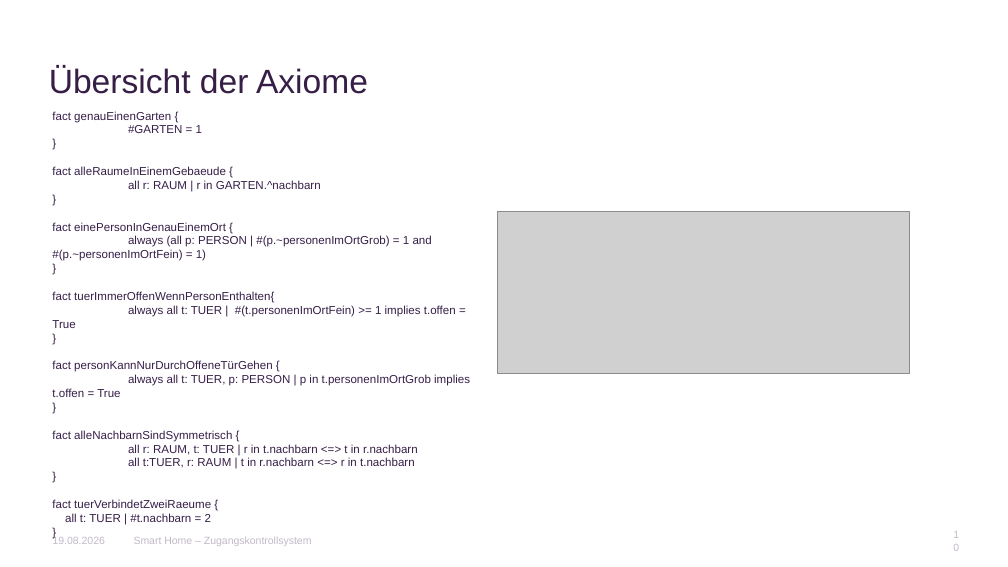
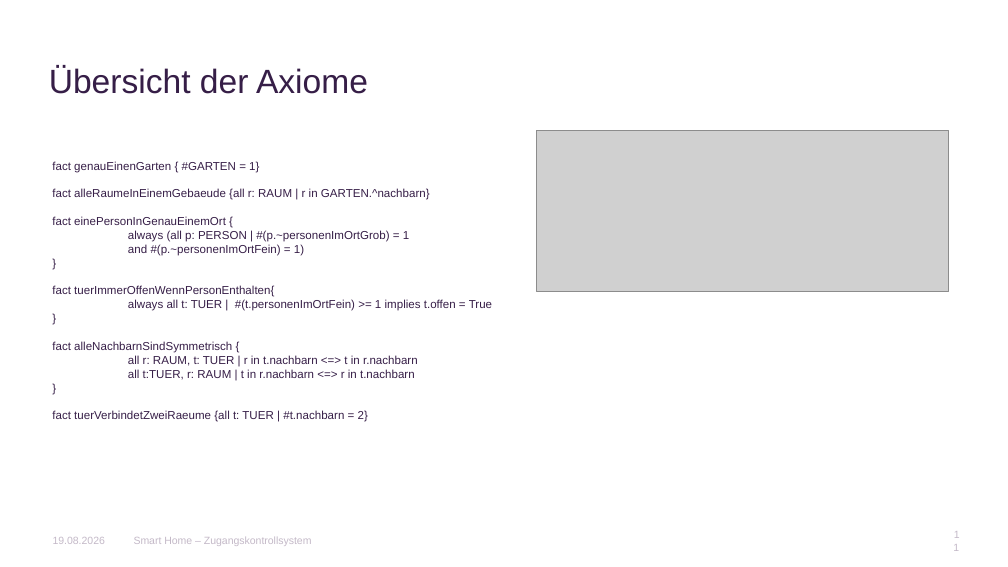
Before and after one commit to AnnaLiviaMartin/rs-smart-home, a slide deck: slide 11 of presentation/Smart_Home_Zugangskontrollsystem.pptx (slide 10 before the commit). Drawn at 1008x567 pixels with LibreOffice and Linux fonts; fonts in the diff are those of the drawing; grey boxes stand for pictures; background and template pictures are left out. Boxes give left, top, right and bottom in pixels: in the first picture for what was removed or moved away, otherwise in the second. Text is boxed around its words. In the diff, an @@ line names an element or a change of style, - is before the commit and + after.

```diff
--- a/presentation/Smart_Home_Zugangskontrollsystem.pptx
+++ b/presentation/Smart_Home_Zugangskontrollsystem.pptx
@@ picture: place and size @@
-picture at (498, 212, 910, 374)
+picture at (537, 130, 949, 292)
@@ text "fact genauEinenGarten { #GARTEN = ...": place and size @@
-text "fact genauEinenGarten { #GARTEN = ..." at (52, 111, 470, 522)
+text "fact genauEinenGarten { #GARTEN = ..." at (52, 161, 492, 422)
@@ text at (52, 161, 430, 200): text changed @@
-fact genauEinenGarten {
-#GARTEN = 1
-}
-fact alleRaumeInEinemGebaeude {
-all r: RAUM | r in GARTEN.^nachbarn
-}
+fact genauEinenGarten { #GARTEN = 1}
+fact alleRaumeInEinemGebaeude {all r: RAUM | r in GARTEN.^nachbarn}
@@ text at (128, 230, 409, 256): text changed @@
-always (all p: PERSON | #(p.~personenImOrtGrob) = 1 and #(p.~personenImOrtFein) = 1)
+always (all p: PERSON | #(p.~personenImOrtGrob) = 1
+and #(p.~personenImOrtFein) = 1)
@@ text at (52, 360, 470, 397): paragraphs removed @@
-}
-fact personKannNurDurchOffeneTürGehen {
-always all t: TUER, p: PERSON | p in t.personenImOrtGrob implies t.offen = True
@@ text at (52, 410, 368, 422): text changed @@
-fact tuerVerbindetZweiRaeume {
-all t: TUER | #t.nachbarn = 2
-}
+fact tuerVerbindetZweiRaeume {all t: TUER | #t.nachbarn = 2}
@@ page number at (949, 531, 963, 551): text changed @@
-10
+11
```
Also in this commit, not shown: 9 other slides changed, 9 slides added.
